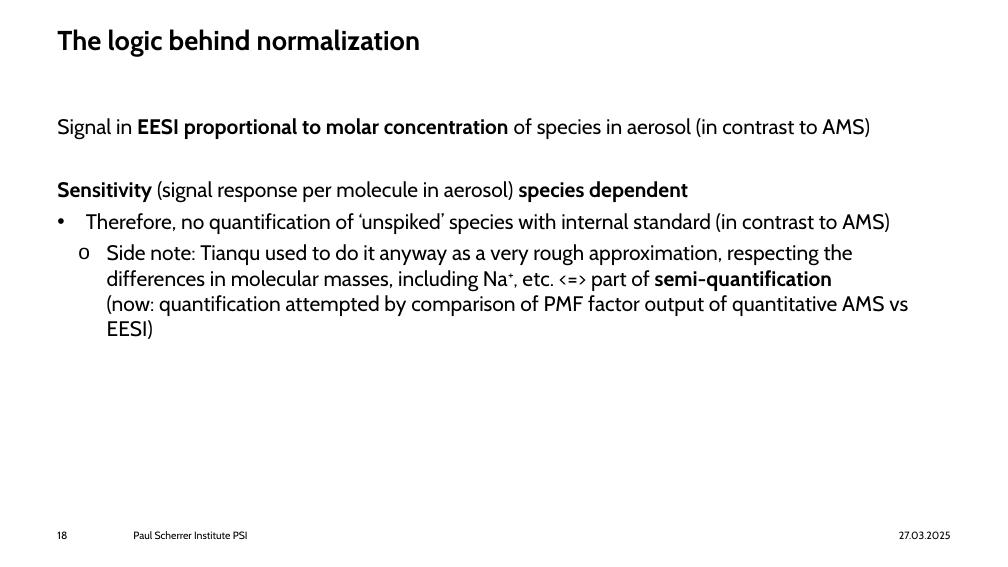
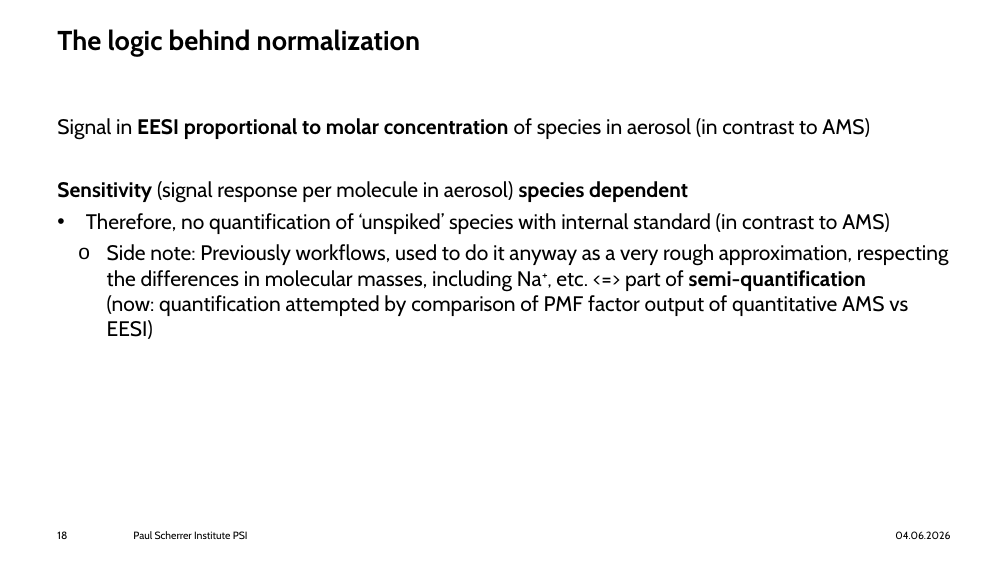
Before and after one commit to wengjul/offline-eesi-pipeline, a slide deck: slide 18 of workflow_overview_slides/2025_03_EESI data analysis pipeline_general overview.pptx. Drawn at 1008x567 pixels with LibreOffice and Linux fonts; fonts in the diff are those of the drawing; background and template pictures are left out. Boxes give left, top, right and bottom in pixels: in the first picture for what was removed or moved away, otherwise in the second. Text is boxed around its words. In the diff, an @@ line names an element or a change of style, - is before the commit and + after.

```diff
--- a/workflow_overview_slides/2025_03_EESI data analysis pipeline_general overview.pptx
+++ b/workflow_overview_slides/2025_03_EESI data analysis pipeline_general overview.pptx
@@ text at (107,244,949,339): text changed @@
-  o Side note: Tianqu used to do it anyway as a very rough approximation, respecting the differences in molecular masses, including Na+, etc. <=> part of semi-quantification
-    (now: quantification attempted by comparison of PMF factor output of quantitative AMS vs EESI)
+  o Side note: Previously workflows, used to do it anyway as a very rough approximation, respecting the differences in molecular masses, including Na+, etc. <=> part of semi-quantification
+    (now: quantification attempted by comparison of PMF factor output of quantitative AMS vs EESI)
@@ text at (895,531,950,539): text changed @@
-27.03.2025
+04.06.2026
```
Also in this commit, not shown: 31 other slides changed, 9 slides removed, 1 other file.
